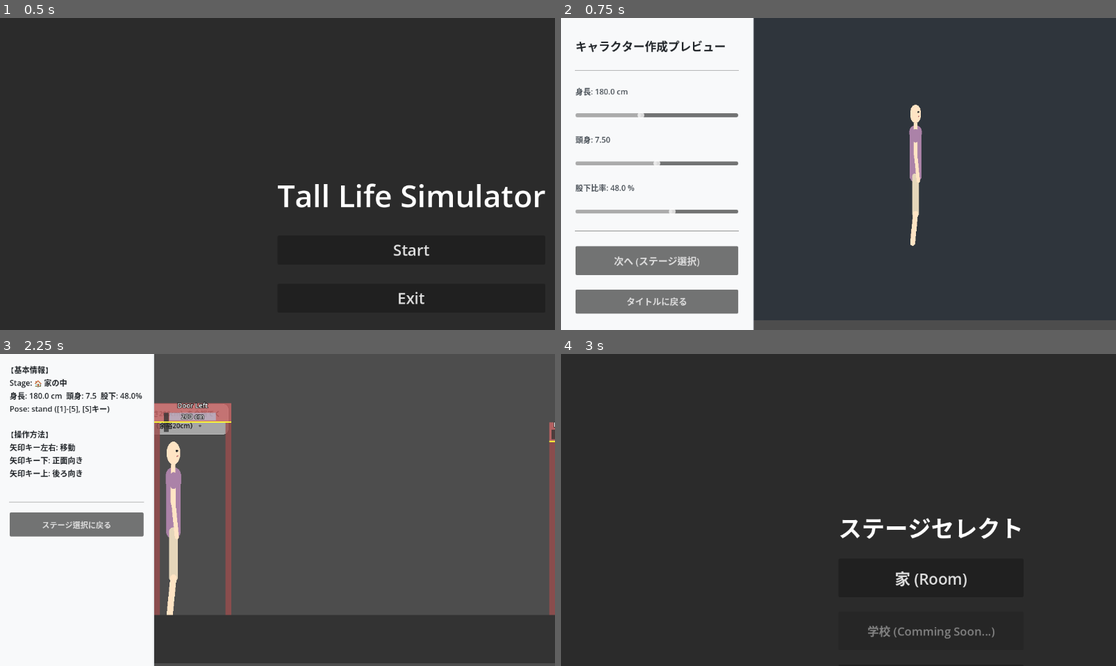
Above: before the commit, frames 1-4 (two rows, left to right).
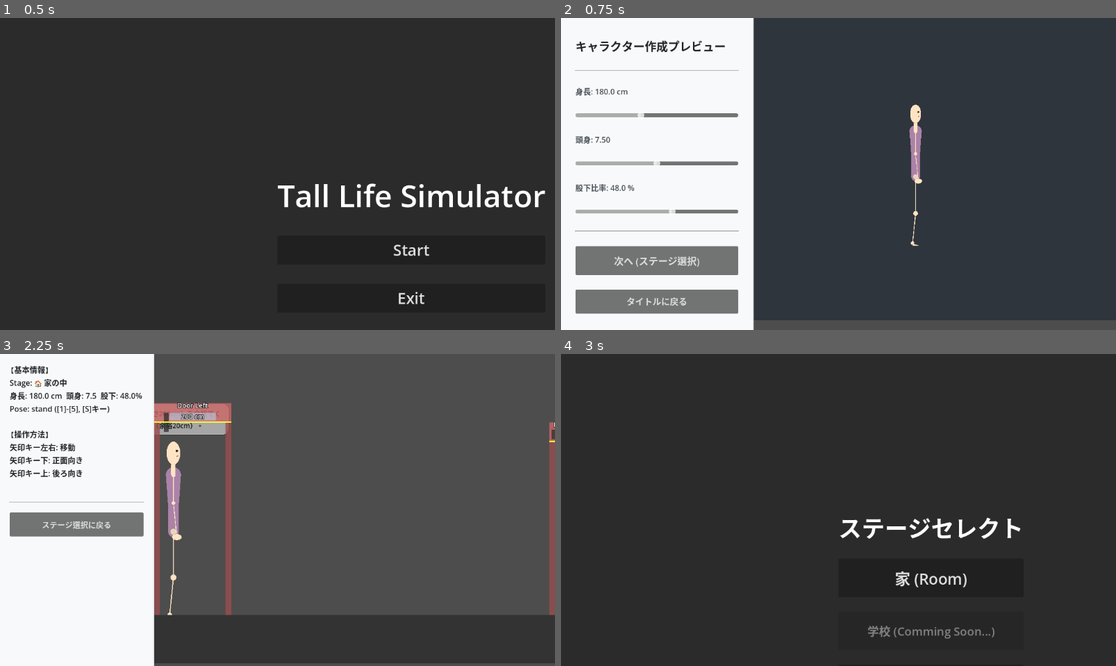
Above: after the commit, the same moments.

Repository: tinky44/TLS_3D
Game: Godot game, scene res://scenes/TitleScene.tscn
Same seed, same stepped clock (60 frames per second), same inputs: the game is played once before the commit and once after it.
Inputs:
- Up to frame 1 (0.5 s): no input
- Up to frame 2 (0.75 s): click "Start" at 0.5 s
- Up to frame 3 (2.25 s): click "次へ (ステージ選択)" at 1.25 s; click "家 (Room)" at 2 s
- Up to frame 4 (3 s): click "ステージ選択に戻る" at 2.75 s

Frame 1 is identical in both runs. In frame 2, 0.4% of the frame differs, in the area x 62-66%, y 35-74%; in frame 3, 0.6%, in the area x 29-33%, y 37-84%; in frame 4, nothing differs.

Commit message:
feat: キャラクターの見た目を仕様書に合わせて刷新
- 正面胴体を五角形（下部に三角形）に変更
- 腕・脚をスティック図形（細線 + 円関節）に変更
- 足を追加（正面: 四角形、側面: くさび形）
- 手首に小さな楕円形の手を追加
- 首を専用シェイプキー（neck）で管理
- 側面の台形胴体をより明確に（hip_w比率 0.95→0.70）
- スリーブ描画を削除

Co-Authored-By: Claude Sonnet 4.6 <noreply@anthropic.com>

Diff:
--- a/godot-project/scripts/CharacterDrawUtils.gd
+++ b/godot-project/scripts/CharacterDrawUtils.gd
@@ -51,6 +51,46 @@
     ])
     canvas.draw_polygon(pts, PackedColorArray([color]))
 
+static func draw_pentagon_lower_torso(canvas: CanvasItem, p_top: Vector2, p_bottom: Vector2, width: float, color: Color):
+    # 五角形（下部に三角形が突き出た形）: 正面・背面の下部胴体用
+    var d = p_bottom - p_top
+    if d.length() <= 0.01:
+        return
+    var n = Vector2(-d.y, d.x).normalized() * (width / 2.0)
+    # 上端から50%の位置にサイドコーナーを置き、残り50%が三角形
+    var side_pt = p_top + d * 0.5
+    var pts = PackedVector2Array([
+        p_top - n,
+        p_top + n,
+        side_pt + n,
+        p_bottom,
+        side_pt - n,
+    ])
+    canvas.draw_polygon(pts, PackedColorArray([color]))
+
+static func draw_hand(canvas: CanvasItem, pos: Vector2, size: float, color: Color):
+    # 小さな手（楕円形）
+    draw_ellipse(canvas, pos, size * 1.4, size * 0.9, color)
+
+static func draw_foot_front(canvas: CanvasItem, ankle: Vector2, foot_w: float, foot_h: float, color: Color):
+    # 正面: 小さな四角形
+    var pts = PackedVector2Array([
+        ankle + Vector2(-foot_w * 0.5, 0.0),
+        ankle + Vector2(foot_w * 0.5, 0.0),
+        ankle + Vector2(foot_w * 0.5, foot_h),
+        ankle + Vector2(-foot_w * 0.5, foot_h),
+    ])
+    canvas.draw_polygon(pts, PackedColorArray([color]))
+
+static func draw_foot_side(canvas: CanvasItem, ankle: Vector2, foot_w: float, foot_h: float, color: Color):
+    # 側面: くさび形（三角形）、右向き（つま先が右）
+    var pts = PackedVector2Array([
+        ankle,
+        ankle + Vector2(0.0, foot_h),
+        ankle + Vector2(foot_w, foot_h),
+    ])
+    canvas.draw_polygon(pts, PackedColorArray([color]))
+
 # ユーザー指定の形状（shape）に応じて描画を切り替えるヘルパー
 # torsoは p_top, p_bottom, width を受け取る汎用インタフェース
 static func draw_torso_part(canvas: CanvasItem, shape: String, p_top: Vector2, p_bottom: Vector2, top_w: float, bottom_w: float, color: Color):
@@ -58,11 +98,11 @@
         draw_rect(canvas, p_top, p_bottom, (top_w + bottom_w) / 2.0, color)
     elif shape == "trapezoid":
         draw_trapezoid(canvas, p_top, p_bottom, top_w, bottom_w, color)
+    elif shape == "pentagon":
+        draw_pentagon_lower_torso(canvas, p_top, p_bottom, (top_w + bottom_w) / 2.0, color)
     elif shape == "ellipse":
-        # 中点を中心として楕円を描くなど、必要に応じて実装
         draw_limb(canvas, p_top, p_bottom, (top_w + bottom_w) / 2.0, color)
     else:
-        # デフォルトフォールバック
         draw_trapezoid(canvas, p_top, p_bottom, top_w, bottom_w, color)
 
 static func draw_limb_part(canvas: CanvasItem, shape: String, p_top: Vector2, p_bottom: Vector2, width: float, color: Color):
@@ -70,6 +110,12 @@
         draw_rect(canvas, p_top, p_bottom, width, color)
     elif shape == "line":
         canvas.draw_line(p_top, p_bottom, color, width)
+    elif shape == "stick":
+        # 線 + 両端に円関節
+        var joint_r = width * 0.35
+        canvas.draw_line(p_top, p_bottom, color, max(1.5, width * 0.15))
+        canvas.draw_circle(p_top, joint_r, color)
+        canvas.draw_circle(p_bottom, joint_r, color)
     else:
         # デフォルトは丸みを帯びた limb
         draw_limb(canvas, p_top, p_bottom, width, color)
--- a/godot-project/scripts/CharacterDrawer.gd
+++ b/godot-project/scripts/CharacterDrawer.gd
@@ -5,12 +5,13 @@
 # 描画の基本となる図形の設定
 # これらの値を変更することで、矩形ベース等に切り替えることが可能
 @export var part_shapes = {
-    "head": "ellipse", # "ellipse", "rect"
+    "head": "ellipse",         # "ellipse", "rect"
     "torso_lower": "trapezoid", # 横向き用。"trapezoid", "rect", "ellipse"
     "torso_upper": "trapezoid", # 横向き用。"trapezoid", "rect", "ellipse"
-    "torso_front_lower": "rect", # 正面・背面用。"rect", "trapezoid", "ellipse"
-    "torso_front_upper": "rect", # 正面・背面用。"rect", "trapezoid", "ellipse"
-    "limb": "limb", # 腕や脚の形状。"limb"(カプセル型), "rect", "line"
+    "torso_front_lower": "pentagon", # 正面・背面用。"pentagon", "rect", "trapezoid"
+    "torso_front_upper": "rect",     # 正面・背面用。"rect", "trapezoid"
+    "limb": "stick",           # 腕や脚の形状。"stick"(線+関節), "limb"(カプセル型), "rect", "line"
+    "neck": "limb",            # 首の形状。"limb"(カプセル型), "stick"
 }
 
 func _draw() -> void:
@@ -39,7 +40,7 @@
 
     var width_scale = 0.35 if facing == "side" else 1.0
     var shoulder_w = (m["shoulder"] if m.has("shoulder") else 35.0) * p * width_scale
-    var hip_w = shoulder_w * 0.95
+    var hip_w = shoulder_w * 0.70  # 側面台形: 上が広く下がやや狭い
 
     var thigh_w = 9.0 * p
     var shin_w = 6.5 * p
@@ -59,7 +60,7 @@
         draw_set_transform(Vector2.ZERO, 0, Vector2.ONE)
 
 # --- 正面・背面 描画 ---
-func _draw_front_back(m, p, d, skin_color, base_shirt_color, pants_color, skin_dark, shirt_dark, pants_dark, shoulder_w, thigh_w, shin_w, arm_w, neck_w):
+func _draw_front_back(m, p, d, skin_color, base_shirt_color, pants_color, skin_dark, _shirt_dark, _pants_dark, shoulder_w, thigh_w, shin_w, arm_w, neck_w):
     var facing = player.facing
     var body_w = shoulder_w * 0.6
     var body_w_half = body_w / 2.0
@@ -74,29 +75,36 @@
     var f_leg_l_ang = (d["leg_l_angle"] * 0.2) * PI / 180 + PI / 2
     var f_leg_r_ang = (d["leg_r_angle"] * 0.2) * PI / 180 + PI / 2
 
+    var foot_w = 7.0 * p
+    var foot_h = 3.5 * p
+    var hand_size = 3.5 * p
+    var shoe_color = pants_color
+
     # 1. 両足
     var p_thigh_l = CharacterPoseCalculator.rotated_point(p_hip_l.x, p_hip_l.y, d["thigh_l"], f_leg_l_ang)
     var p_shin_l = CharacterPoseCalculator.rotated_point(p_thigh_l.x, p_thigh_l.y, d["shin_l"], f_leg_l_ang + d["knee_l"] * 0.2)
-    CharacterDrawUtils.draw_limb_part(self , part_shapes["limb"], p_hip_l, p_thigh_l, thigh_w, pants_color)
-    CharacterDrawUtils.draw_limb_part(self , part_shapes["limb"], p_thigh_l, p_shin_l, shin_w, skin_color)
+    CharacterDrawUtils.draw_limb_part(self, part_shapes["limb"], p_hip_l, p_thigh_l, thigh_w, pants_color)
+    CharacterDrawUtils.draw_limb_part(self, part_shapes["limb"], p_thigh_l, p_shin_l, shin_w, skin_color)
+    CharacterDrawUtils.draw_foot_front(self, p_shin_l, foot_w, foot_h, shoe_color)
 
     var p_thigh_r = CharacterPoseCalculator.rotated_point(p_hip_r.x, p_hip_r.y, d["thigh_l"], f_leg_r_ang)
     var p_shin_r = CharacterPoseCalculator.rotated_point(p_thigh_r.x, p_thigh_r.y, d["shin_l"], f_leg_r_ang + d["knee_r"] * 0.2)
-    CharacterDrawUtils.draw_limb_part(self , part_shapes["limb"], p_hip_r, p_thigh_r, thigh_w, pants_color)
-    CharacterDrawUtils.draw_limb_part(self , part_shapes["limb"], p_thigh_r, p_shin_r, shin_w, skin_color)
+    CharacterDrawUtils.draw_limb_part(self, part_shapes["limb"], p_hip_r, p_thigh_r, thigh_w, pants_color)
+    CharacterDrawUtils.draw_limb_part(self, part_shapes["limb"], p_thigh_r, p_shin_r, shin_w, skin_color)
+    CharacterDrawUtils.draw_foot_front(self, p_shin_r, foot_w, foot_h, shoe_color)
 
     # 2. 胴体 (シャツ)
-    CharacterDrawUtils.draw_torso_part(self , part_shapes["torso_front_lower"], Vector2(d["wx"], d["wy"]), Vector2(d["cx"], d["cy"]), body_w, body_w, base_shirt_color)
-    CharacterDrawUtils.draw_torso_part(self , part_shapes["torso_front_upper"], Vector2(d["sx"], d["front_sy"]), Vector2(d["wx"], d["wy"]), body_w, body_w, base_shirt_color)
+    CharacterDrawUtils.draw_torso_part(self, part_shapes["torso_front_lower"], Vector2(d["wx"], d["wy"]), Vector2(d["cx"], d["cy"]), body_w, body_w, base_shirt_color)
+    CharacterDrawUtils.draw_torso_part(self, part_shapes["torso_front_upper"], Vector2(d["sx"], d["front_sy"]), Vector2(d["wx"], d["wy"]), body_w, body_w, base_shirt_color)
 
     # 3. 首
-    CharacterDrawUtils.draw_limb_part(self , part_shapes["limb"], Vector2(d["sx"], d["front_sy"]), Vector2(d["nx"], d["ny"]), neck_w, skin_color)
+    CharacterDrawUtils.draw_limb_part(self, part_shapes["neck"], Vector2(d["sx"], d["front_sy"]), Vector2(d["nx"], d["ny"]), neck_w, skin_color)
 
     # 4. 頭
     var head_w = (m["headWidth"] if m.has("headWidth") else m["head"] * 0.702) * p
-    CharacterDrawUtils.draw_head_part(self , part_shapes["head"], Vector2(d["hx"], d["hy"]), head_w, d["head_h"], skin_color)
-
-    # 5. 両腕
+    CharacterDrawUtils.draw_head_part(self, part_shapes["head"], Vector2(d["hx"], d["hy"]), head_w, d["head_h"], skin_color)
+
+    # 5. 両腕（線 + 円関節 + 小さな手）
     var arm_len = m["armLength"] * p
     var u_arm = arm_len * 0.45
     var l_arm = arm_len * 0.55
@@ -104,30 +112,25 @@
     var f_arm_l_ang = 0.12 + (d["arm_l_angle"] * 0.3) * PI / 180 + PI / 2
     var p_elb_l = CharacterPoseCalculator.rotated_point(p_sh_l.x, p_sh_l.y, u_arm, f_arm_l_ang)
     var p_hand_l = CharacterPoseCalculator.rotated_point(p_elb_l.x, p_elb_l.y, l_arm, f_arm_l_ang)
-    var p_sleeve_l = CharacterPoseCalculator.rotated_point(p_sh_l.x, p_sh_l.y, u_arm * 0.4, f_arm_l_ang)
 
     var f_arm_r_ang = -0.12 + (d["arm_r_angle"] * 0.3) * PI / 180 + PI / 2
     var p_elb_r = CharacterPoseCalculator.rotated_point(p_sh_r.x, p_sh_r.y, u_arm, f_arm_r_ang)
     var p_hand_r = CharacterPoseCalculator.rotated_point(p_elb_r.x, p_elb_r.y, l_arm, f_arm_r_ang)
-    var p_sleeve_r = CharacterPoseCalculator.rotated_point(p_sh_r.x, p_sh_r.y, u_arm * 0.4, f_arm_r_ang)
 
     var arm_color = skin_color if facing == "front" else skin_dark
-    var sleeve_color = base_shirt_color if facing == "front" else shirt_dark
-
-    CharacterDrawUtils.draw_limb_part(self , part_shapes["limb"], p_sh_l, p_elb_l, arm_w, arm_color)
-    CharacterDrawUtils.draw_limb_part(self , part_shapes["limb"], p_sh_l, p_sleeve_l, arm_w * 1.05, sleeve_color)
-    CharacterDrawUtils.draw_limb_part(self , part_shapes["limb"], p_elb_l, p_hand_l, arm_w * 0.8, arm_color)
-
-    CharacterDrawUtils.draw_limb_part(self , part_shapes["limb"], p_sh_r, p_elb_r, arm_w, arm_color)
-    CharacterDrawUtils.draw_limb_part(self , part_shapes["limb"], p_sh_r, p_sleeve_r, arm_w * 1.05, sleeve_color)
-    CharacterDrawUtils.draw_limb_part(self , part_shapes["limb"], p_elb_r, p_hand_r, arm_w * 0.8, arm_color)
+
+    CharacterDrawUtils.draw_limb_part(self, part_shapes["limb"], p_sh_l, p_elb_l, arm_w, arm_color)
+    CharacterDrawUtils.draw_limb_part(self, part_shapes["limb"], p_elb_l, p_hand_l, arm_w * 0.8, arm_color)
+    CharacterDrawUtils.draw_hand(self, p_hand_l, hand_size, arm_color)
+
+    CharacterDrawUtils.draw_limb_part(self, part_shapes["limb"], p_sh_r, p_elb_r, arm_w, arm_color)
+    CharacterDrawUtils.draw_limb_part(self, part_shapes["limb"], p_elb_r, p_hand_r, arm_w * 0.8, arm_color)
+    CharacterDrawUtils.draw_hand(self, p_hand_r, hand_size, arm_color)
 
     # 6. 顔とディテール
     if facing == "front":
         var hx = d["hx"]
         var hy = d["hy"]
-        var sx = d["sx"]
-        var wx = d["wx"]
 
         var eye_off_x = head_w * 0.2
         var eye_y = hy - (d["head_h"] * 0.1)
@@ -144,17 +147,8 @@
         for i in range(m_pts.size() - 1):
             draw_line(m_pts[i], m_pts[i + 1], Color("#c07070"), 2.0)
 
-        var current_torso_l = m["arm"] * p
-        var nipple_y = d["front_sy"] + (current_torso_l * 0.25)
-        var nip_x = shoulder_w * (3.0 / 25.0)
-        draw_circle(Vector2(sx - nip_x, nipple_y), 3.0, Color("#d0a0a0"))
-        draw_circle(Vector2(sx + nip_x, nipple_y), 3.0, Color("#d0a0a0"))
-
-        var navel_y = d["front_sy"] + (current_torso_l * 0.60)
-        draw_circle(Vector2(wx, navel_y), 2.0, Color("#d0a0a0"))
-
 # --- 横向き 描画 ---
-func _draw_side(m, p, d, skin_color, base_shirt_color, pants_color, skin_dark, shirt_dark, pants_dark, shoulder_w, hip_w, thigh_w, shin_w, arm_w, neck_w):
+func _draw_side(m, p, d, skin_color, base_shirt_color, pants_color, skin_dark, _shirt_dark, pants_dark, shoulder_w, hip_w, thigh_w, shin_w, arm_w, neck_w):
     var cx = d["cx"]
     var cy = d["cy"]
     var wx = d["wx"]
@@ -166,43 +160,48 @@
     var hx = d["hx"]
     var hy = d["hy"]
 
-    # 1. 奥の腕
+    var foot_w = 9.0 * p
+    var foot_h = 3.5 * p
+    var hand_size = 3.5 * p
+    var shoe_color = pants_color
+
+    # 1. 奥の腕（線 + 円関節 + 小さな手）
     var arm_len = m["armLength"] * p
     var u_arm = arm_len * 0.45
     var l_arm = arm_len * 0.55
-    var shoulder_offset = Vector2.ZERO
-
-    var s_pos_l = Vector2(sx, sy) - shoulder_offset
+
+    var s_pos_l = Vector2(sx, sy)
     var p_elb_l = CharacterPoseCalculator.rotated_point(s_pos_l.x, s_pos_l.y, u_arm, d["arm_l_angle"] * PI / 180 + d["waist_angle"] + PI / 2)
     var p_hand_l = CharacterPoseCalculator.rotated_point(p_elb_l.x, p_elb_l.y, l_arm, d["arm_l_angle"] * PI / 180 + d["waist_angle"] + PI / 2 - 0.1)
-    var p_sleeve_l = CharacterPoseCalculator.rotated_point(s_pos_l.x, s_pos_l.y, u_arm * 0.4, d["arm_l_angle"] * PI / 180 + d["waist_angle"] + PI / 2)
-
-    CharacterDrawUtils.draw_limb_part(self , part_shapes["limb"], s_pos_l, p_elb_l, arm_w, skin_dark)
-    CharacterDrawUtils.draw_limb_part(self , part_shapes["limb"], s_pos_l, p_sleeve_l, arm_w * 1.05, shirt_dark)
-    CharacterDrawUtils.draw_limb_part(self , part_shapes["limb"], p_elb_l, p_hand_l, arm_w * 0.8, skin_dark)
+
+    CharacterDrawUtils.draw_limb_part(self, part_shapes["limb"], s_pos_l, p_elb_l, arm_w, skin_dark)
+    CharacterDrawUtils.draw_limb_part(self, part_shapes["limb"], p_elb_l, p_hand_l, arm_w * 0.8, skin_dark)
+    CharacterDrawUtils.draw_hand(self, p_hand_l, hand_size, skin_dark)
 
     # 2. 奥の足
     var p_thigh_l = CharacterPoseCalculator.rotated_point(cx, cy, d["thigh_l"], d["leg_l_angle"] * PI / 180 + PI / 2)
     var p_shin_l = CharacterPoseCalculator.rotated_point(p_thigh_l.x, p_thigh_l.y, d["shin_l"], d["leg_l_angle"] * PI / 180 + PI / 2 + d["knee_l"])
-    CharacterDrawUtils.draw_limb_part(self , part_shapes["limb"], Vector2(cx, cy), p_thigh_l, thigh_w, pants_dark)
-    CharacterDrawUtils.draw_limb_part(self , part_shapes["limb"], p_thigh_l, p_shin_l, shin_w, skin_dark)
+    CharacterDrawUtils.draw_limb_part(self, part_shapes["limb"], Vector2(cx, cy), p_thigh_l, thigh_w, pants_dark)
+    CharacterDrawUtils.draw_limb_part(self, part_shapes["limb"], p_thigh_l, p_shin_l, shin_w, skin_dark)
+    CharacterDrawUtils.draw_foot_side(self, p_shin_l, foot_w, foot_h, shoe_color.darkened(0.15))
 
     # 3. 胴体（服）
-    CharacterDrawUtils.draw_torso_part(self , part_shapes["torso_lower"], Vector2(wx, wy), Vector2(cx, cy), hip_w, hip_w, base_shirt_color)
-    CharacterDrawUtils.draw_torso_part(self , part_shapes["torso_upper"], Vector2(sx, sy), Vector2(wx, wy), shoulder_w, hip_w, base_shirt_color)
+    CharacterDrawUtils.draw_torso_part(self, part_shapes["torso_lower"], Vector2(wx, wy), Vector2(cx, cy), hip_w, hip_w, base_shirt_color)
+    CharacterDrawUtils.draw_torso_part(self, part_shapes["torso_upper"], Vector2(sx, sy), Vector2(wx, wy), shoulder_w, hip_w, base_shirt_color)
 
     # 4. 手前の足
     var p_thigh_r = CharacterPoseCalculator.rotated_point(cx, cy, d["thigh_l"], d["leg_r_angle"] * PI / 180 + PI / 2)
     var p_shin_r = CharacterPoseCalculator.rotated_point(p_thigh_r.x, p_thigh_r.y, d["shin_l"], d["leg_r_angle"] * PI / 180 + PI / 2 + d["knee_r"])
-    CharacterDrawUtils.draw_limb_part(self , part_shapes["limb"], Vector2(cx, cy), p_thigh_r, thigh_w, pants_color)
-    CharacterDrawUtils.draw_limb_part(self , part_shapes["limb"], p_thigh_r, p_shin_r, shin_w, skin_color)
+    CharacterDrawUtils.draw_limb_part(self, part_shapes["limb"], Vector2(cx, cy), p_thigh_r, thigh_w, pants_color)
+    CharacterDrawUtils.draw_limb_part(self, part_shapes["limb"], p_thigh_r, p_shin_r, shin_w, skin_color)
+    CharacterDrawUtils.draw_foot_side(self, p_shin_r, foot_w, foot_h, shoe_color)
 
     # 5. 首
-    CharacterDrawUtils.draw_limb_part(self , part_shapes["limb"], Vector2(sx, sy), Vector2(nx, ny), neck_w, skin_color)
+    CharacterDrawUtils.draw_limb_part(self, part_shapes["neck"], Vector2(sx, sy), Vector2(nx, ny), neck_w, skin_color)
 
     # 6. 頭
     var head_w = (m["headWidth"] if m.has("headWidth") else m["head"] * 0.702) * p * 0.85
-    CharacterDrawUtils.draw_head_part(self , part_shapes["head"], Vector2(hx, hy), head_w, d["head_h"], skin_color)
+    CharacterDrawUtils.draw_head_part(self, part_shapes["head"], Vector2(hx, hy), head_w, d["head_h"], skin_color)
 
     var eye_x = hx + (head_w * 0.25)
     var eye_y = hy - (d["head_h"] * 0.1)
@@ -212,12 +211,11 @@
     var mouth_y = hy + (d["head_h"] * 0.15)
     draw_line(Vector2(mouth_x - 1, mouth_y), Vector2(mouth_x + 3, mouth_y - 2), Color("#c07070"), 2.0)
 
-    # 7. 手前の腕
-    var s_pos_r = Vector2(sx, sy) + shoulder_offset
+    # 7. 手前の腕（線 + 円関節 + 小さな手）
+    var s_pos_r = Vector2(sx, sy)
     var p_elb_r = CharacterPoseCalculator.rotated_point(s_pos_r.x, s_pos_r.y, u_arm, d["arm_r_angle"] * PI / 180 + d["waist_angle"] + PI / 2)
     var p_hand_r = CharacterPoseCalculator.rotated_point(p_elb_r.x, p_elb_r.y, l_arm, d["arm_r_angle"] * PI / 180 + d["waist_angle"] + PI / 2 - 0.1)
-    var p_sleeve_r = CharacterPoseCalculator.rotated_point(s_pos_r.x, s_pos_r.y, u_arm * 0.4, d["arm_r_angle"] * PI / 180 + d["waist_angle"] + PI / 2)
-
-    CharacterDrawUtils.draw_limb_part(self , part_shapes["limb"], s_pos_r, p_elb_r, arm_w, skin_color)
-    CharacterDrawUtils.draw_limb_part(self , part_shapes["limb"], s_pos_r, p_sleeve_r, arm_w * 1.05, base_shirt_color)
-    CharacterDrawUtils.draw_limb_part(self , part_shapes["limb"], p_elb_r, p_hand_r, arm_w * 0.8, skin_color)
+
+    CharacterDrawUtils.draw_limb_part(self, part_shapes["limb"], s_pos_r, p_elb_r, arm_w, skin_color)
+    CharacterDrawUtils.draw_limb_part(self, part_shapes["limb"], p_elb_r, p_hand_r, arm_w * 0.8, skin_color)
+    CharacterDrawUtils.draw_hand(self, p_hand_r, hand_size, skin_color)
